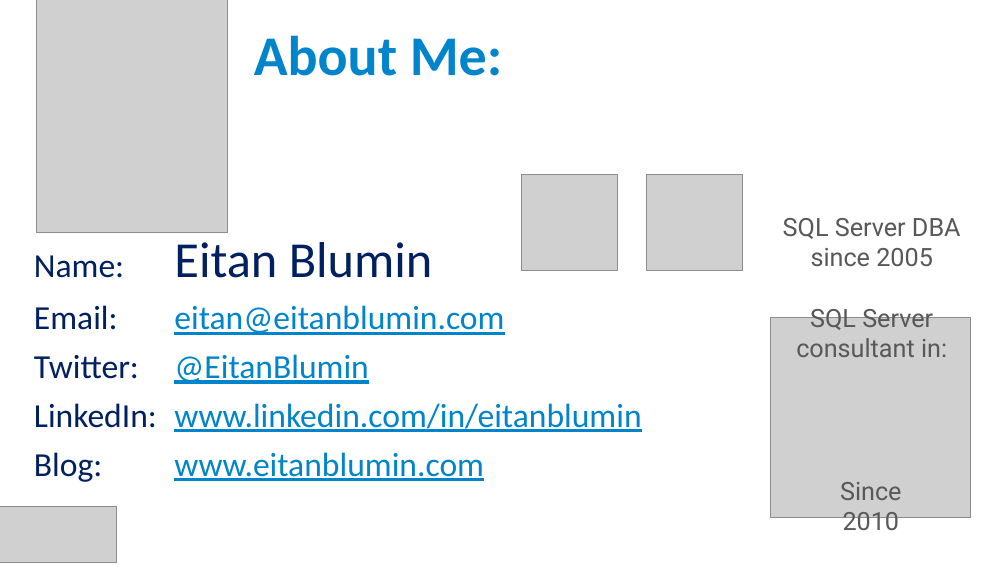
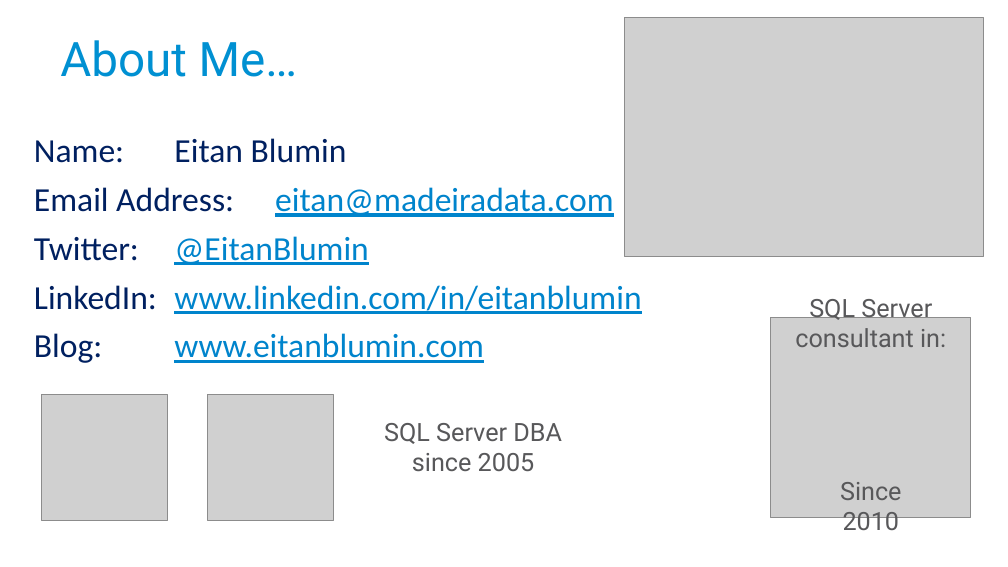
Before and after one commit to MadeiraData/DynamicFilters, a slide deck: slide 3 of DynamicFilters_Presentation_Eng.pptx. Drawn at 1008x567 pixels with LibreOffice and Linux fonts; fonts in the diff are those of the drawing; grey boxes stand for pictures. Boxes give left, top, right and bottom in pixels: in the first picture for what was removed or moved away, otherwise in the second. Text is boxed around its words. In the diff, an @@ line names an element or a change of style, - is before the commit and + after.

```diff
--- a/DynamicFilters_Presentation_Eng.pptx
+++ b/DynamicFilters_Presentation_Eng.pptx
@@ picture removed at (37,0,228,233) @@
@@ picture added at (625,18,985,256) @@
@@ text at (60,40,297,77): text changed; size 40 to 34 pt; font Calibri to Roboto; text colour #0084CC to #0090D2; bold off @@
-About Me:
+About Me…
@@ text "Name: Eitan Blumin": place and size @@
-text "Name: Eitan Blumin" at (34,242,641,482)
+text "Name: Eitan Blumin" at (34,138,641,363)
@@ text at (34,138,347,163): size 36 to 24 pt in "Eitan Blumin" @@
@@ picture removed at (521,174,617,270) @@
@@ picture removed at (647,174,743,270) @@
@@ text at (34,187,613,217): text changed @@
-Email: eitan@eitanblumin.com
+Email Address: eitan@madeiradata.com
@@ text added at (795,299,946,347), 18 pt, text #58585A @@
+SQL Server consultant in:
@@ text at (796,304,947,357): paragraph removed @@
-SQL Server consultant in:
@@ picture added at (42,394,168,520) @@
@@ picture added at (208,394,334,520) @@
@@ text "SQL Server DBA since 2005": place and size @@
-text "SQL Server DBA since 2005" at (783,218,961,357)
+text "SQL Server DBA since 2005" at (384,423,562,471)
@@ picture removed at (0,507,117,562) @@
```
Also in this commit, not shown: 1 other slide changed, 1 slide added, 1 slide removed.
